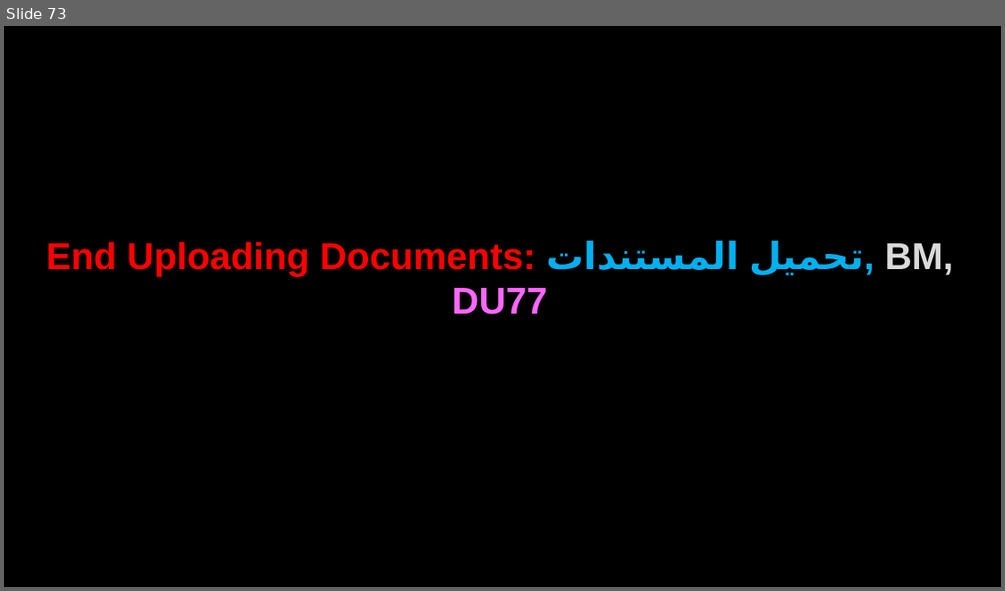
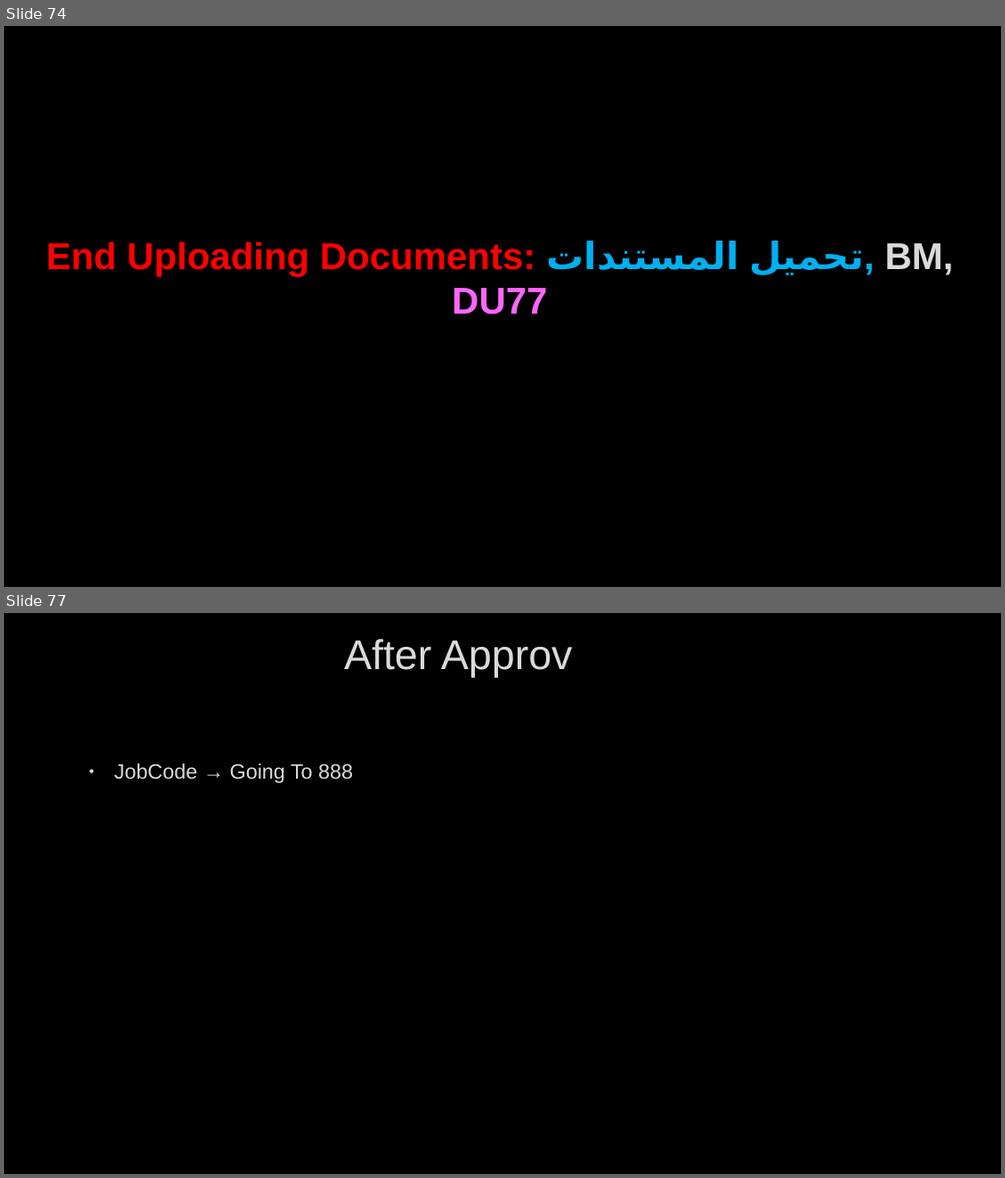
Before and after one commit to AhmedMohamedSamir1/Summary, a slide deck: Dot Net/Business.pptx. Shown one above the other, each under a label of ours: slide 73 before the commit, slides 74 and 77 after it; the slides between them are not shown. The pictures are 1005x591 and 1005x1178 pixels, drawn with LibreOffice and Linux fonts; fonts in the diff are those of the drawing; background and template pictures are left out. Boxes give left, top, right and bottom in pixels: in the first picture for what was removed or moved away, otherwise in the second. Text is boxed around its words. In the diff, an @@ line names an element or a change of style, - is before the commit and + after.

```diff
--- a/Dot Net/Business.pptx
+++ b/Dot Net/Business.pptx
@@ slide 77 added at (4,613,1001,1174), background picture (left out) @@
@@ title added at (344,639,573,677), 40 pt, text #DADADA @@
+After Approv
@@ text added at (114,763,353,783), 20 pt, text #DADADA @@
+• JobCode → Going To 888
@@ what was slide 73 is now slide 74 @@
```
Also in this commit, not shown: 16 slides changed, 37 other slides added, 2 slides removed, 7 other files.
